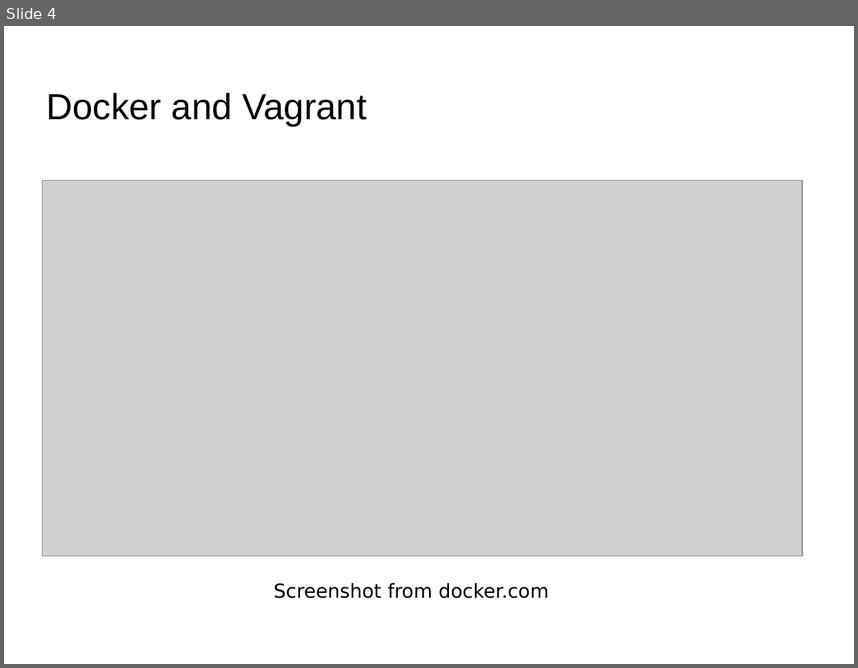
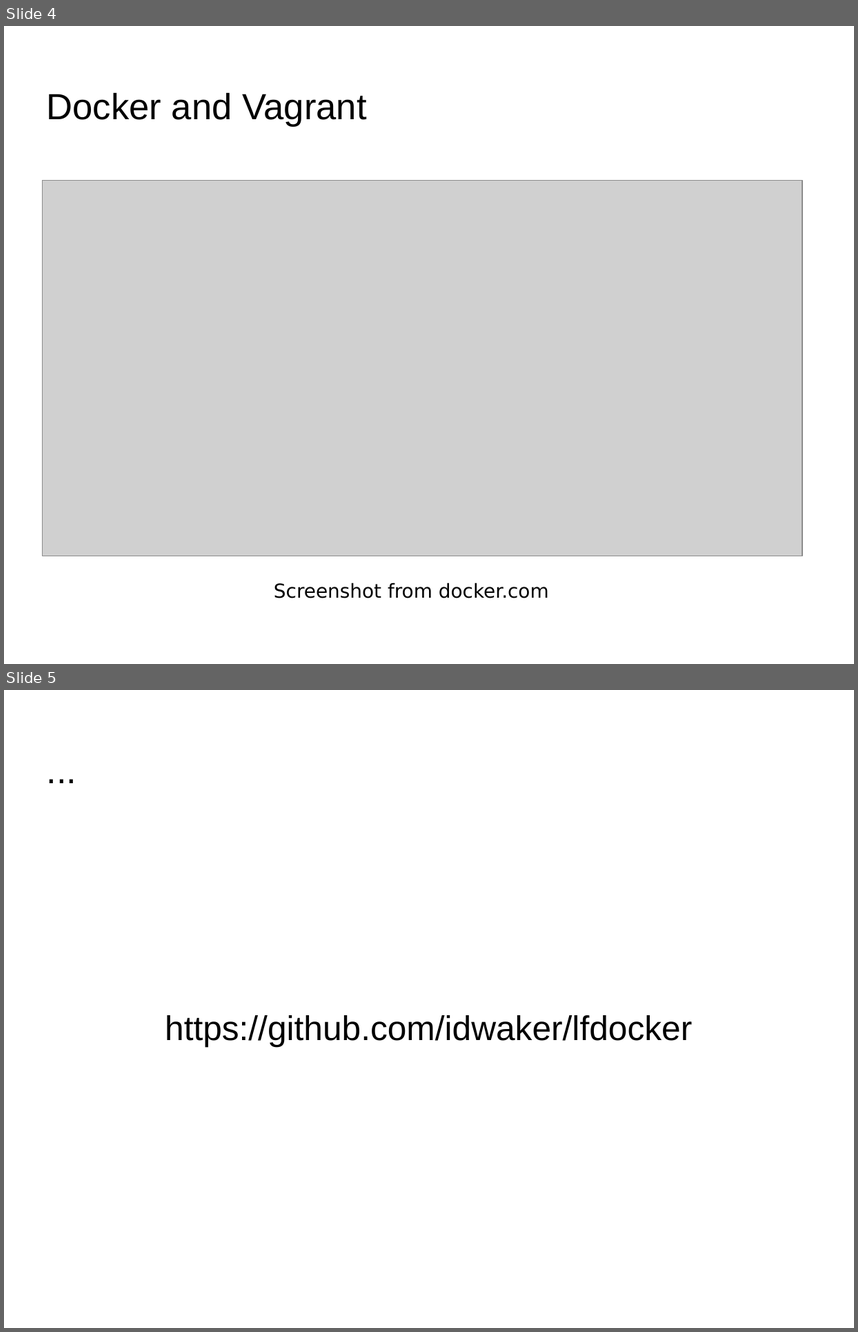
Before and after one commit to idwaker/lfdocker, a slide deck: slides.odp. Shown one above the other, each under a label of ours: slide 4 before the commit, slides 4 and 5 after it. The pictures are 858x668 and 858x1332 pixels, drawn with LibreOffice and Linux fonts; fonts in the diff are those of the drawing; grey boxes stand for pictures; background and template pictures are left out. Boxes give left, top, right and bottom in pixels: in the first picture for what was removed or moved away, otherwise in the second. Text is boxed around its words. In the diff, an @@ line names an element or a change of style, - is before the commit and + after.

```diff
--- a/slides.odp
+++ b/slides.odp
@@ slide 5 added at (4,690,854,1328), background picture (left out) @@
@@ title added at (46,738,653,800), 33.9 pt, text #000000 @@
+...
@@ subtitle added at (165,1015,692,1047), 32 pt, text #000000 @@
+https://github.com/idwaker/lfdocker
```
Also in this commit, not shown: 1 slide removed, 1 other file.
